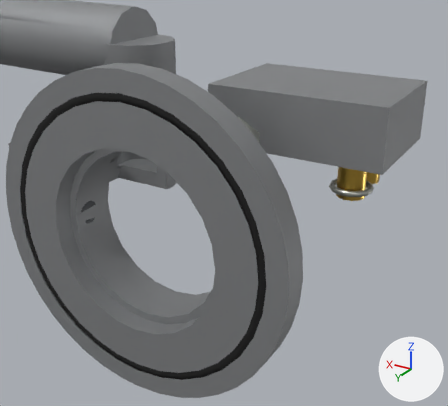
One commit to the glTF model public/parts/throttle-housing.glb: the scene before it, then after it.
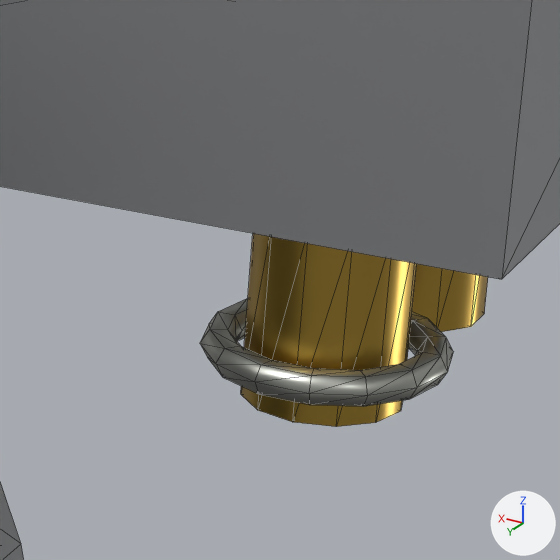
Old and new are each drawn from a 50 mm camera at (-87.6, 5.9, 289.9) aimed at (-13.2, -118.0, 227.9) and again close up on the part from 66% to 88% of the width and 31% to 55% of the height. Lighting does not change. The marker at lower right points along +X, +Y and +Z. The older version's two pictures come first. The close-ups show mesh edges as thin lines. Where no turn or scale is listed for an object, it has been applied to the vertices. Vertices at exactly the same position are counted once.

The first close-up shows 'throttle-housing:brass', 'throttle-housing:castAlu', 'throttle-housing:zincPlate'.
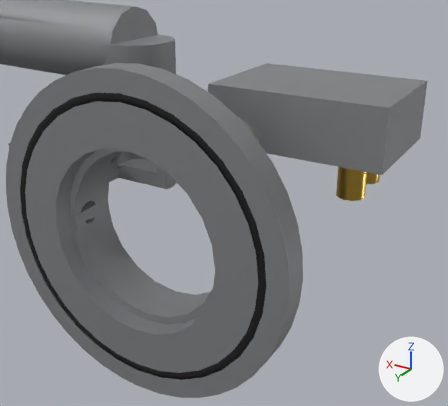
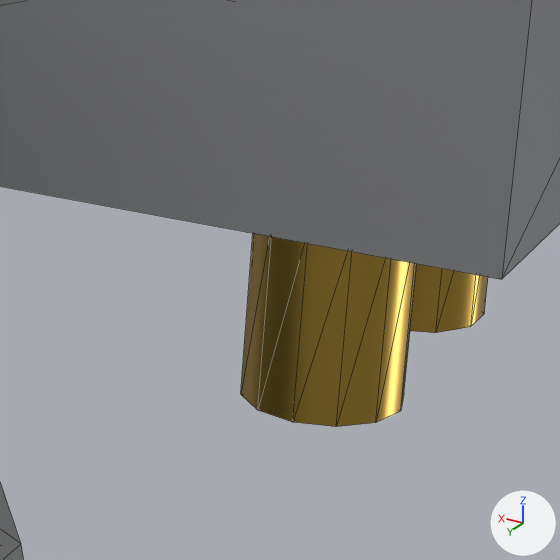
Where the newer file only moved an object's origin or applied its transform, the numbers keep the older frame.

Pixel boxes [x1, y1, x2, y2] of what changed, in the close-ups (560 x 560 px):
'throttle-housing:zincPlate', reshaped (not visible afterwards): before [200, 298, 453, 406]

Diff of the bpy script that builds the scene:
```diff
--- a/public/parts/throttle-housing.glb.py
+++ b/public/parts/throttle-housing.glb.py
@@ me_mesh_4 @@
 # used by ob_throttle_housing_zincplate; location = (-9.78, -112.51, 220.96)
-me_mesh_4.from_pydata(...)  # 140 vertices, 264 faces; spans x -41.1..41.1, y -10.3..10.3, z -33.7..33.7
+me_mesh_4.from_pydata(...)  # 56 vertices, 96 faces; spans x -20.1..41.1, y 6.3..10.3, z -33.7..33.7
+# me_mesh_4 part 1: the loose piece of 84 vertices spanning x -41.1..-31.3, y -10.3..-0.7, z 17.4..18.6 is deleted
 me_mesh_4.materials.append(mat_zincplate)
```
